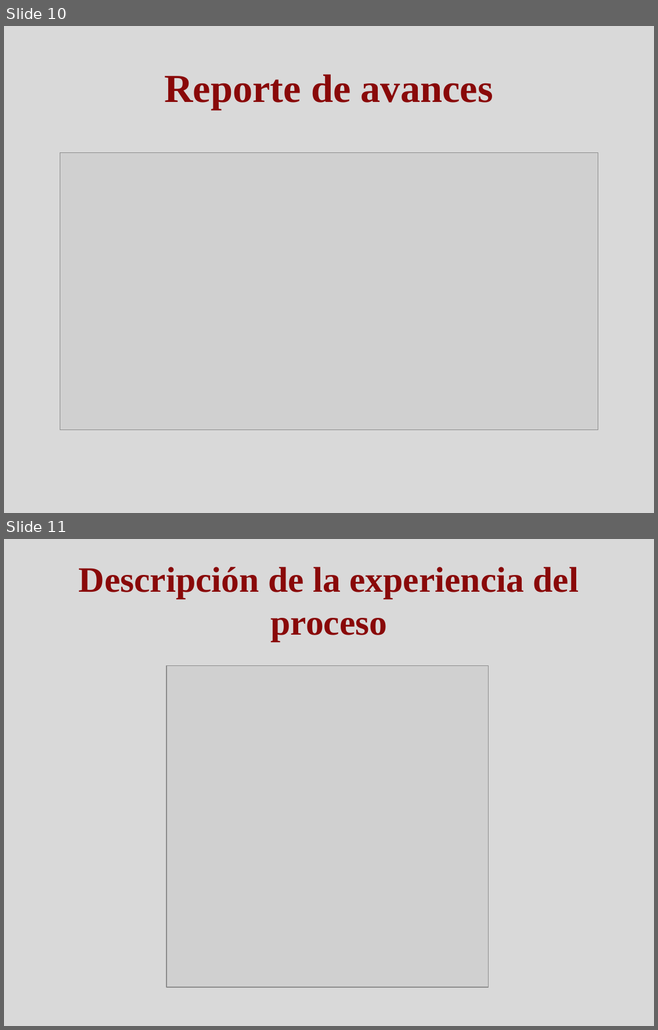
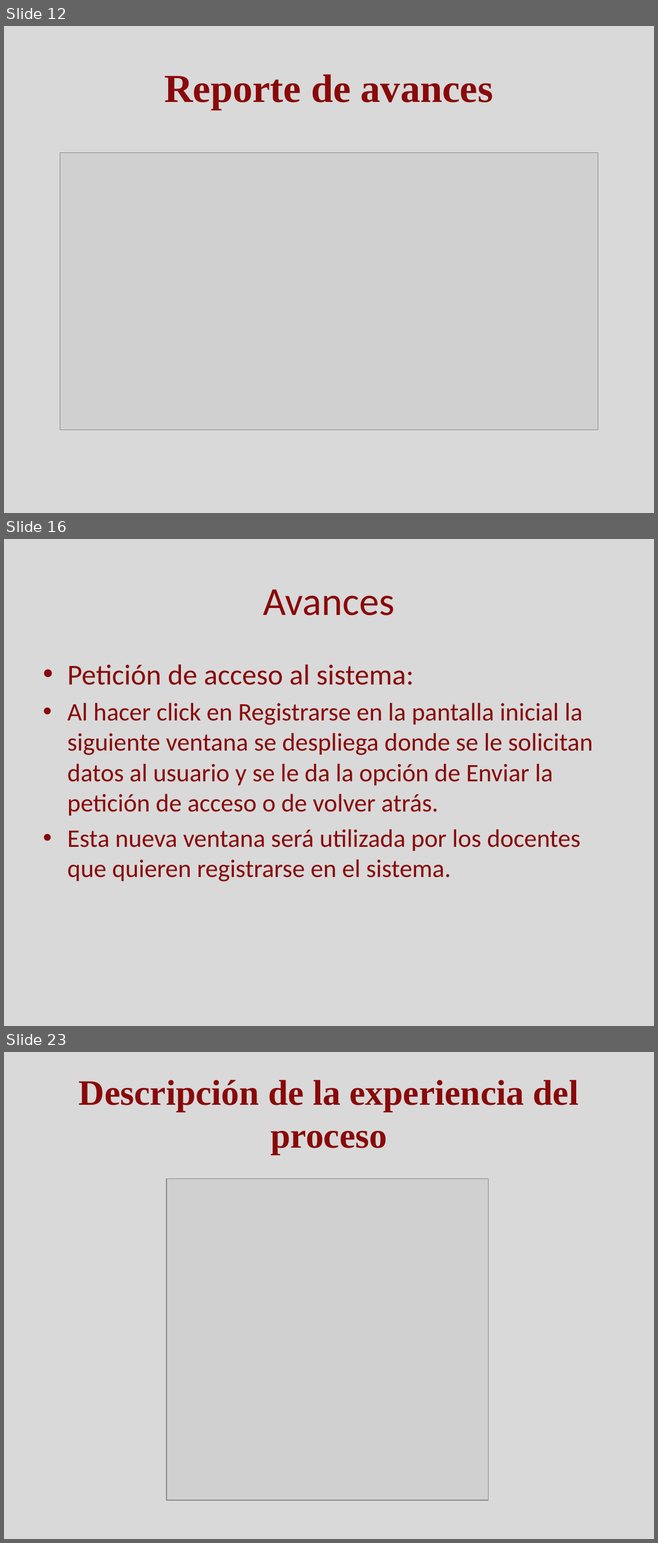
Before and after one commit to Skruptovski/SCTps, a slide deck: Documentación/Presentacion SCTPs.pptx. Shown one above the other, each under a label of ours: slides 10 and 11 before the commit, slides 12, 16 and 23 after it; the slides between them are not shown. The pictures are 658x1030 and 658x1543 pixels, drawn with LibreOffice and Linux fonts; fonts in the diff are those of the drawing; grey boxes stand for pictures. Boxes give left, top, right and bottom in pixels: in the first picture for what was removed or moved away, otherwise in the second. Text is boxed around its words. In the diff, an @@ line names an element or a change of style, - is before the commit and + after.

```diff
--- a/Documentación/Presentacion SCTPs.pptx
+++ b/Documentación/Presentacion SCTPs.pptx
@@ slide 16 added at box(4, 539, 654, 1026), background #D9D9D9 @@
@@ title added at box(263, 589, 395, 616), 44 pt, text #890909 @@
+Avances
@@ text added at box(67, 664, 593, 882), 28 pt, text #890909 @@
+• Petición de acceso al sistema:
+• Al hacer click en Registrarse en la pantalla inicial la siguiente ventana se despliega donde se le solicitan datos al usuario y se le da la opción de Enviar la petición de acceso o de volver atrás.
+• Esta nueva ventana será utilizada por los docentes que quieren registrarse en el sistema.
@@ what was slide 10 is now slide 12 @@
@@ what was slide 11 is now slide 23 @@
```
Also in this commit, not shown: 14 other slides added, 7 other files.
